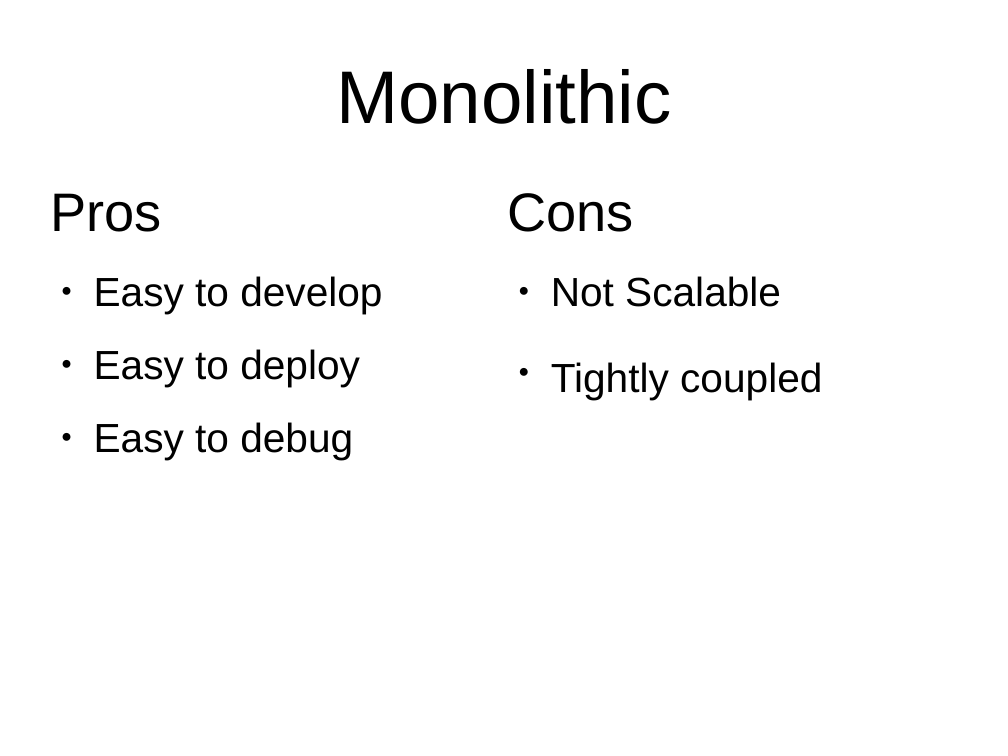
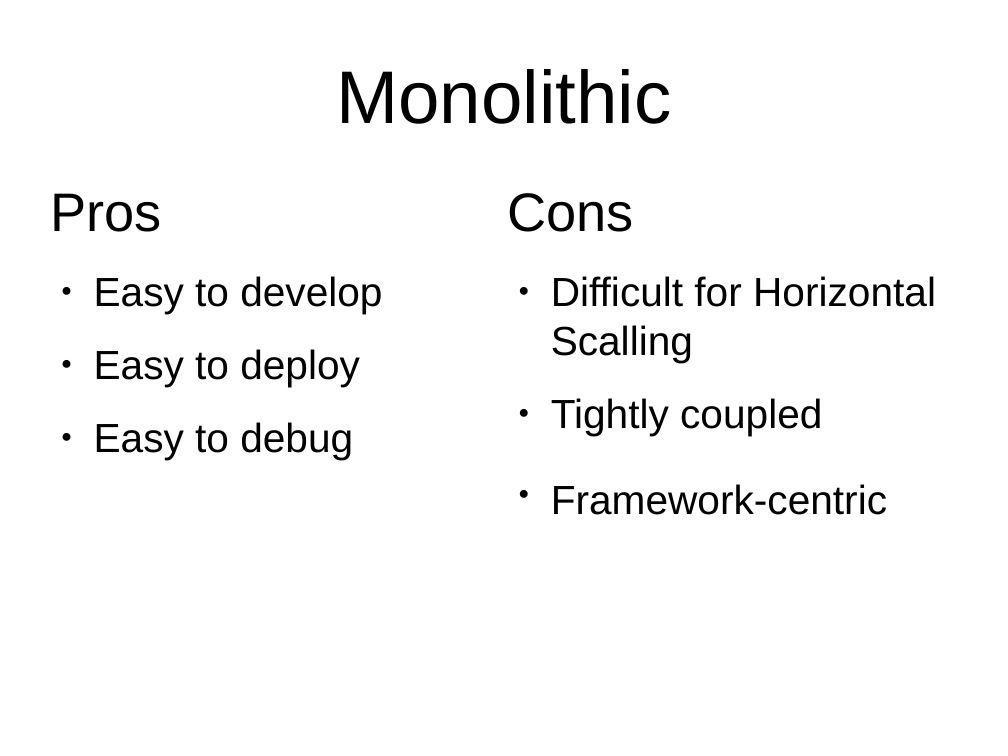
Before and after one commit to goFrendiAsgard/kuliah-2.0, a slide deck: slide 6 of workshop-moleculer/moleculer.odp. Drawn at 1008x756 pixels with LibreOffice and Linux fonts; fonts in the diff are those of the drawing. Boxes give left, top, right and bottom in pixels: in the first picture for what was removed or moved away, otherwise in the second. Text is boxed around its words. In the diff, an @@ line names an element or a change of style, - is before the commit and + after.

```diff
--- a/workshop-moleculer/moleculer.odp
+++ b/workshop-moleculer/moleculer.odp
@@ text at (x1=551, y1=276, x2=936, y2=363): text changed @@
-● Not Scalable
+● Difficult for Horizontal Scalling
@@ text at (x1=551, y1=484, x2=887, y2=515): paragraph added @@
+● Framework-centric
```
Also in this commit, not shown: 2 other slides changed, 1 slide added, 1 other file.
